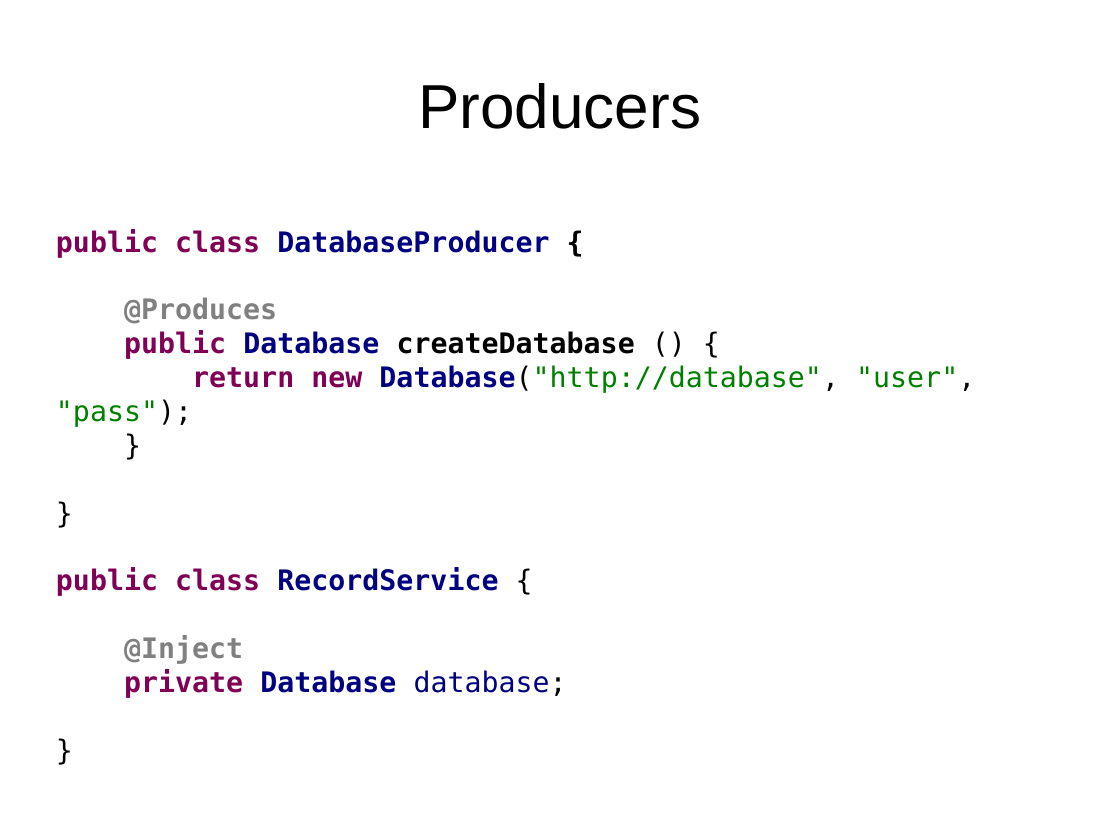
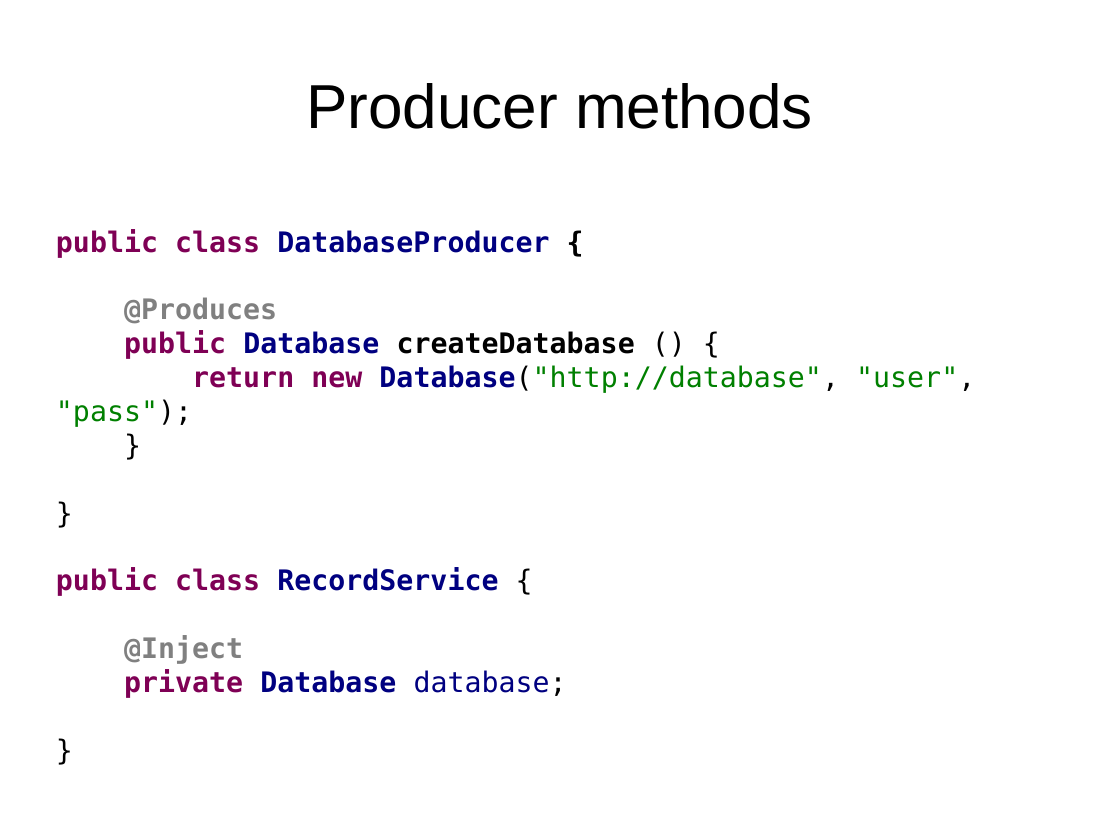
Before and after one commit to FrigoCoder/CDI, a slide deck: slide 53 of CDI.odp (slide 52 before the commit). Drawn at 1120x840 pixels with LibreOffice and Linux fonts; fonts in the diff are those of the drawing. Boxes give left, top, right and bottom in pixels: in the first picture for what was removed or moved away, otherwise in the second. Text is boxed around its words. In the diff, an @@ line names an element or a change of style, - is before the commit and + after.

```diff
--- a/CDI.odp
+++ b/CDI.odp
@@ title at <box>306,83,813,129</box>: text changed @@
-Producers
+Producer methods
```
Also in this commit, not shown: 2 slides added, 1 slide removed, 2 other files.
